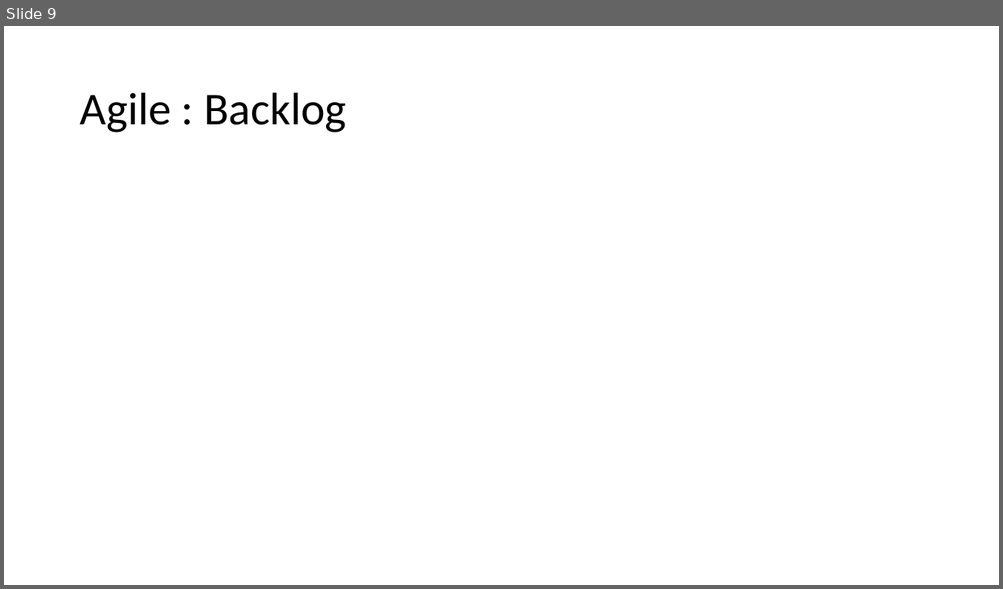
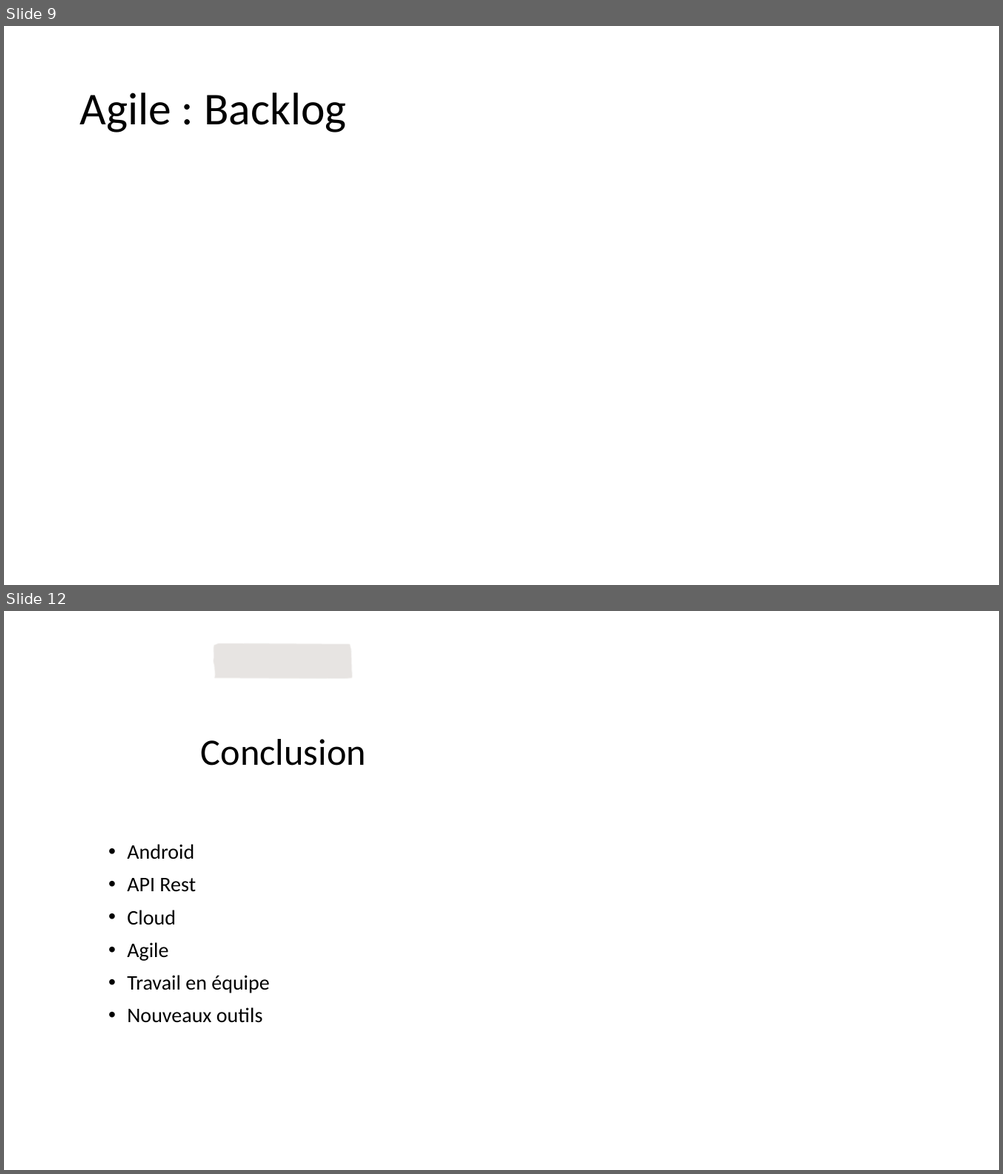
Before and after one commit to Danes99/esme-android, a slide deck: docs/pptx/Android Project - Group 1 - Becerra Stauner Taxil.pptx. Shown one above the other, each under a label of ours: slide 9 before the commit, slides 9 and 12 after it; the slides between them are not shown. The pictures are 1003x589 and 1003x1174 pixels, drawn with LibreOffice and Linux fonts; fonts in the diff are those of the drawing; background and template pictures are left out. Boxes give left, top, right and bottom in pixels: in the first picture for what was removed or moved away, otherwise in the second. Text is boxed around its words. In the diff, an @@ line names an element or a change of style, - is before the commit and + after.

```diff
--- a/docs/pptx/Android Project - Group 1 - Becerra Stauner Taxil.pptx
+++ b/docs/pptx/Android Project - Group 1 - Becerra Stauner Taxil.pptx
@@ slide 12 added at [4,611,999,1170], background picture (left out) @@
@@ freeform shape added at [213,644,353,679], fill #D9D4D0 at 60% opacity @@
@@ freeform shape added at [63,661,502,1111], fill #FFFFFF @@
@@ title added at [201,739,366,766], 36 pt, text #000000 @@
+Conclusion
@@ text added at [127,844,269,1023], 20 pt, text #000000 @@
+• Android
+• API Rest
+• Cloud
+• Agile
+• Travail en équipe
+• Nouveaux outils
```
Also in this commit, not shown: 6 slides changed, 2 other slides added, 2 slides removed, 1 other file.
